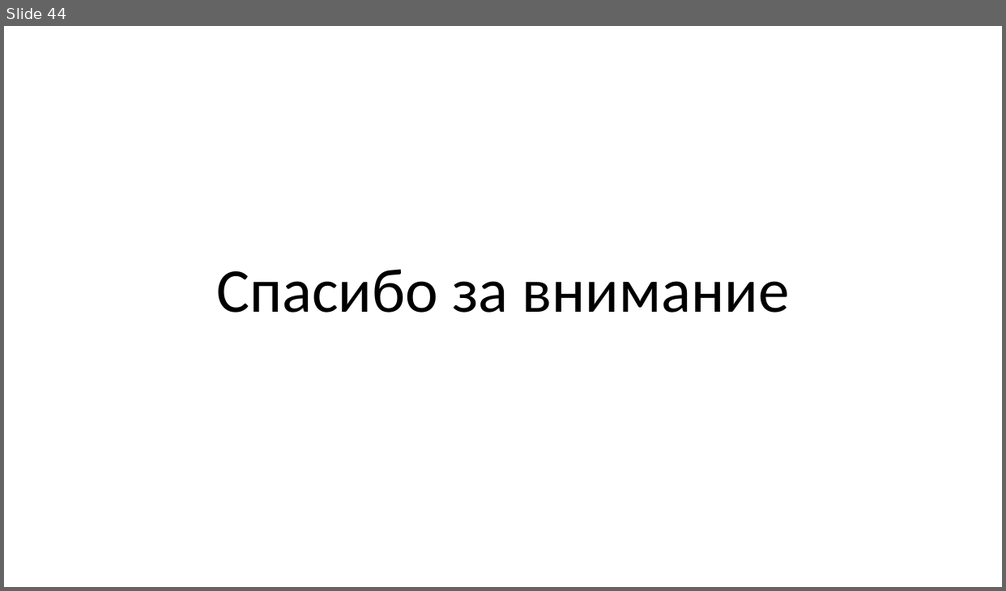
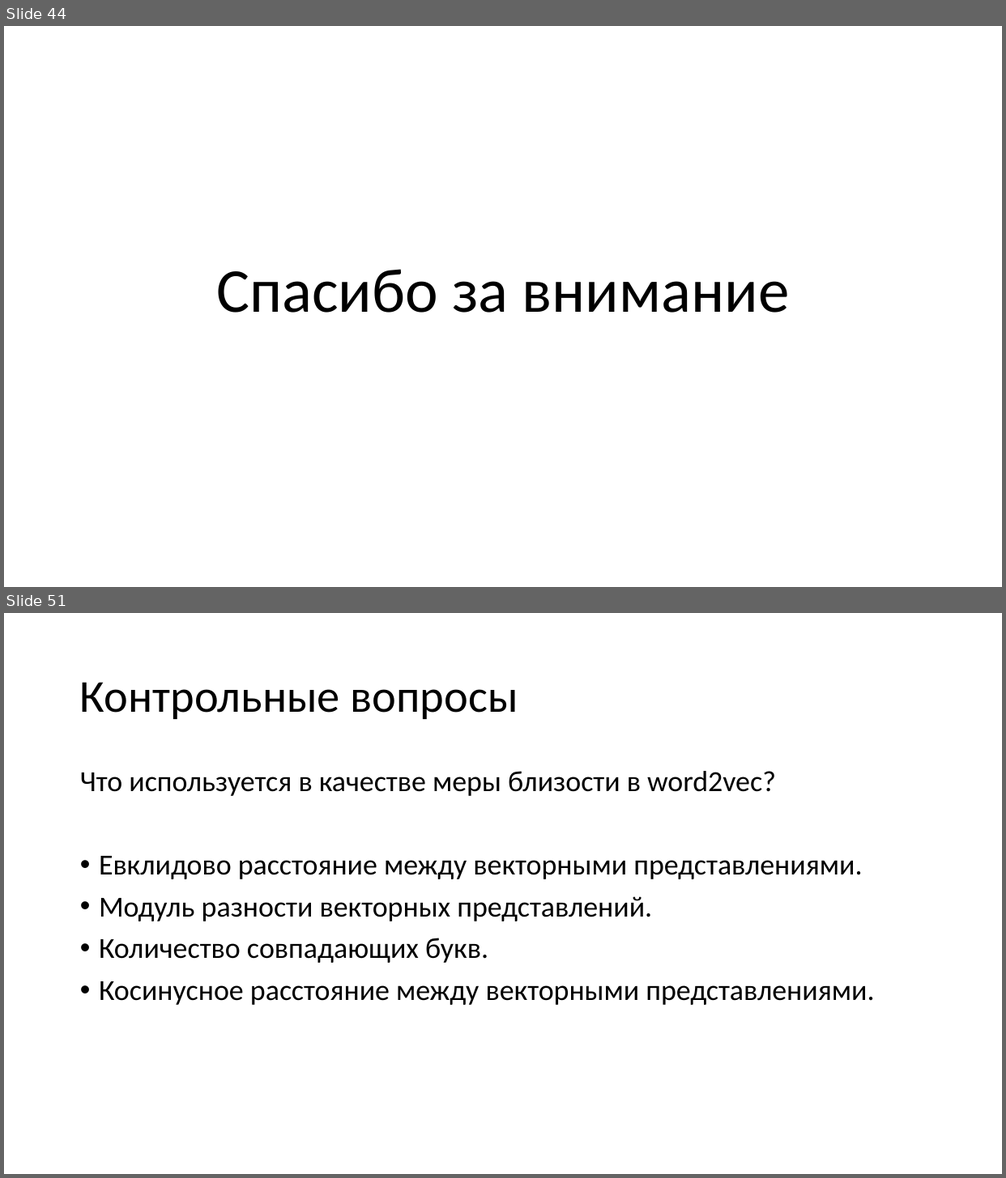
Before and after one commit to mosalov/AI_main_lectures, a slide deck: Лекция 11 07_04_2021.pptx. Shown one above the other, each under a label of ours: slide 44 before the commit, slides 44 and 51 after it; the slides between them are not shown. The pictures are 1006x591 and 1006x1178 pixels, drawn with LibreOffice and Linux fonts; fonts in the diff are those of the drawing. Boxes give left, top, right and bottom in pixels: in the first picture for what was removed or moved away, otherwise in the second. Text is boxed around its words. In the diff, an @@ line names an element or a change of style, - is before the commit and + after.

Commit message:
Добавлены вопросы к лекциям №№11 и 13.

```diff
--- a/Лекция 11 07_04_2021.pptx
+++ b/Лекция 11 07_04_2021.pptx
@@ slide 51 added at [4,613,1002,1174], background #FFFFFF @@
@@ title added at [80,682,518,719], 44 pt, text #000000 @@
+Контрольные вопросы
@@ text added at [80,771,874,1005], 28 pt, text #000000 @@
+Что используется в качестве меры близости в word2vec?
+• Евклидово расстояние между векторными представлениями.
+• Модуль разности векторных представлений.
+• Количество совпадающих букв.
+• Косинусное расстояние между векторными представлениями.
```
Also in this commit, not shown: 1 slide changed, 5 other slides added, 3 other files.
